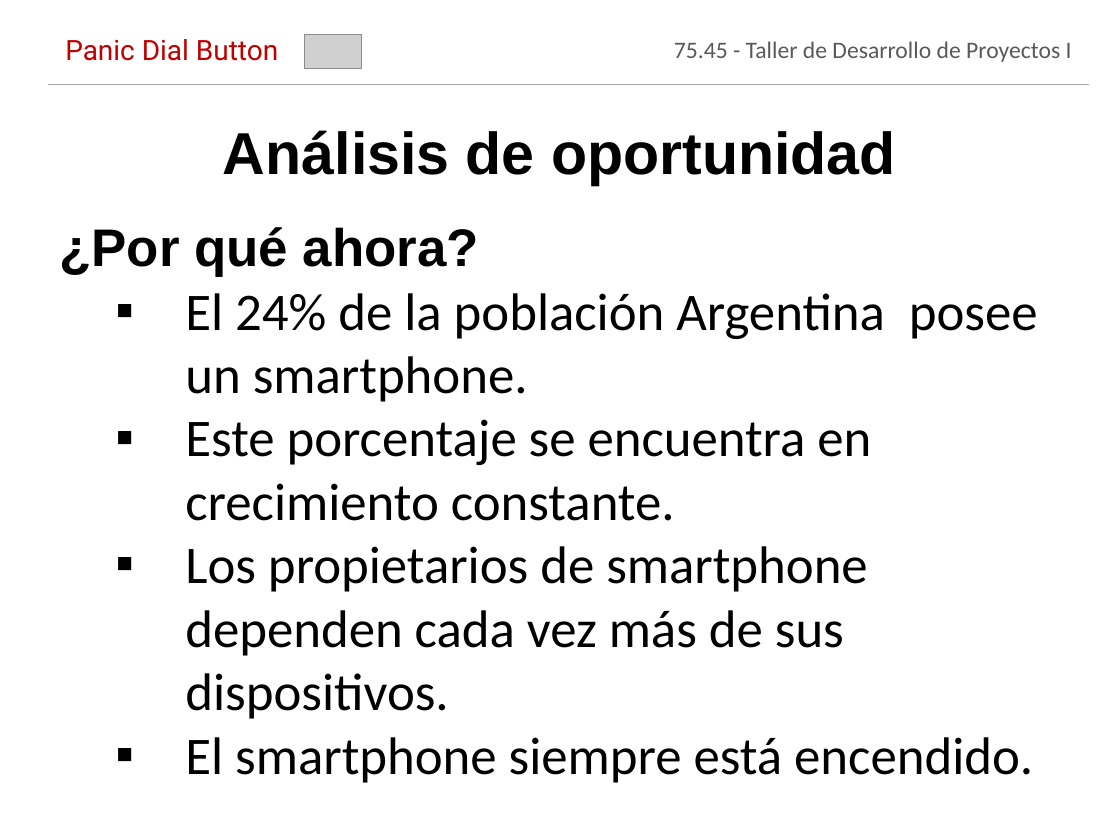
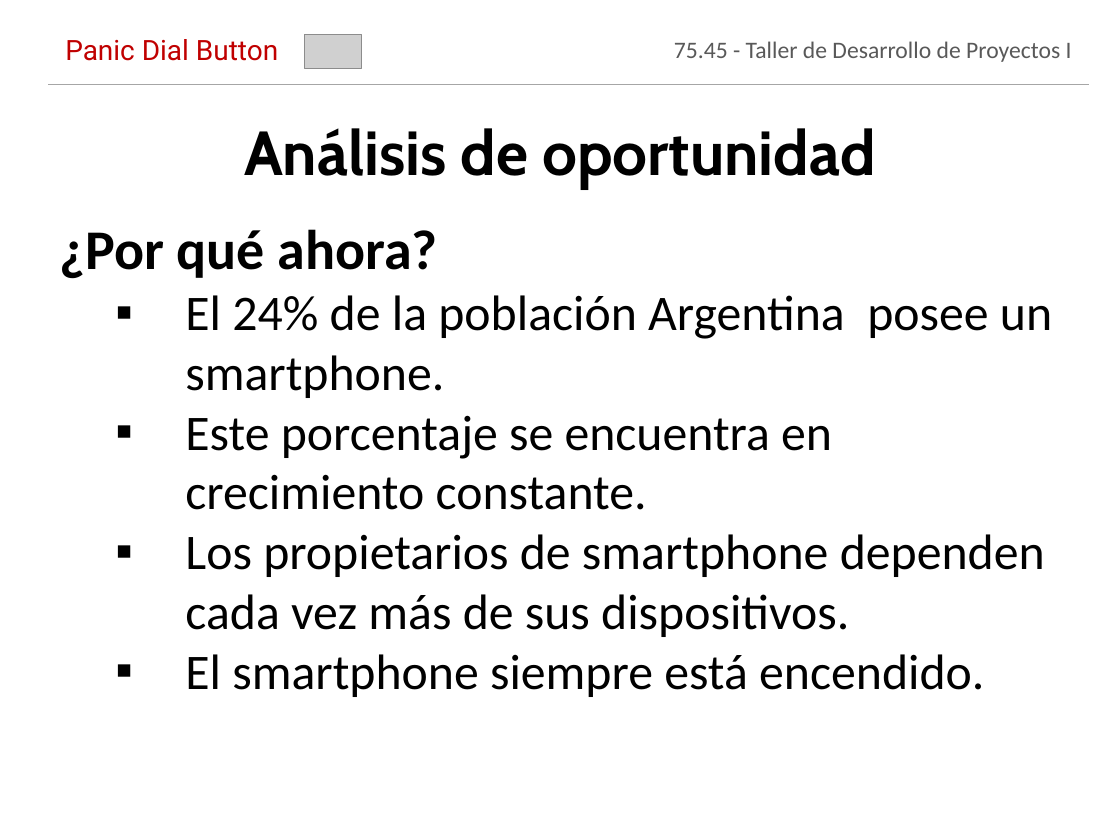
Before and after one commit to jmonetti/2012-1er-taller-de-desarrollo-de-proyectos-i, a slide deck: slide 14 of docs/Presentacion final/PresentacionFinal_V7.pptx. Drawn at 1120x840 pixels with LibreOffice and Linux fonts; fonts in the diff are those of the drawing; grey boxes stand for pictures; background and template pictures are left out. Boxes give left, top, right and bottom in pixels: in the first picture for what was removed or moved away, otherwise in the second. Text is boxed around its words. In the diff, an @@ line names an element or a change of style, - is before the commit and + after.

```diff
--- a/docs/Presentacion final/PresentacionFinal_V7.pptx
+++ b/docs/Presentacion final/PresentacionFinal_V7.pptx
@@ text "Análisis de oportunidad" at box(244, 128, 875, 190): size 38 to 40 pt, font Arial to Cabin @@
@@ text "¿Por qué ahora?" at box(59, 229, 1052, 697): size 34 to 36 pt, font Arial to Calibri in "¿Por qué ahora?"; size 34 to 32 pt @@
```
Also in this commit, not shown: 22 other slides changed.
